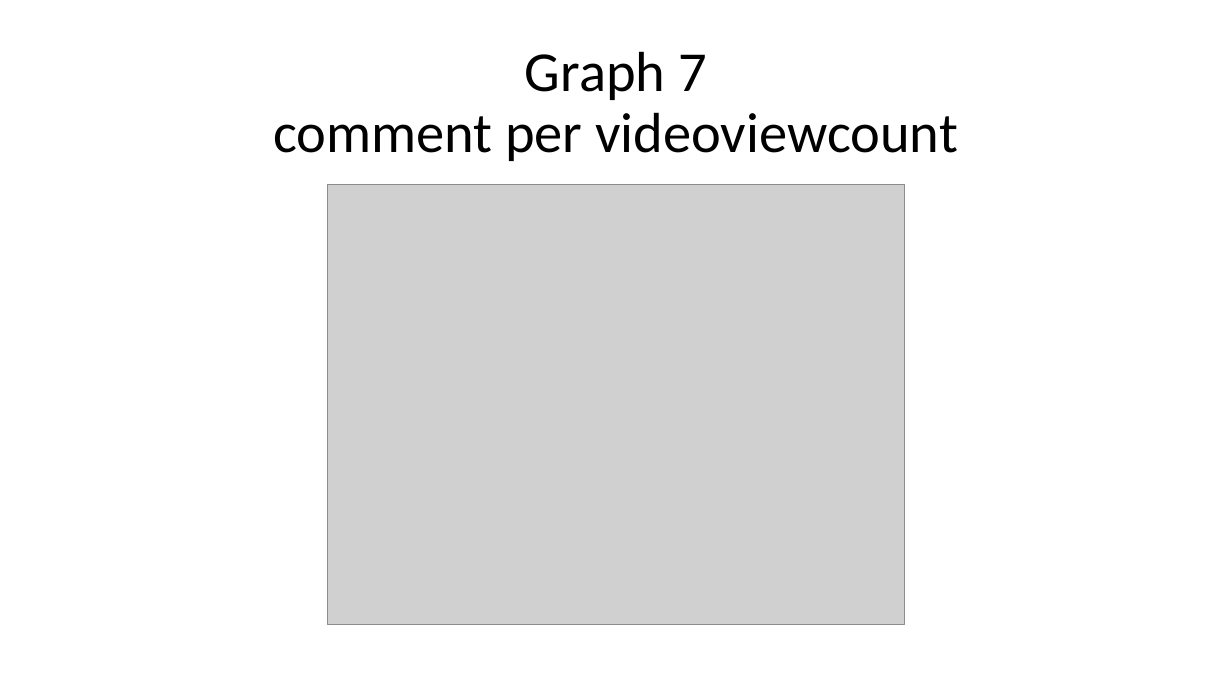
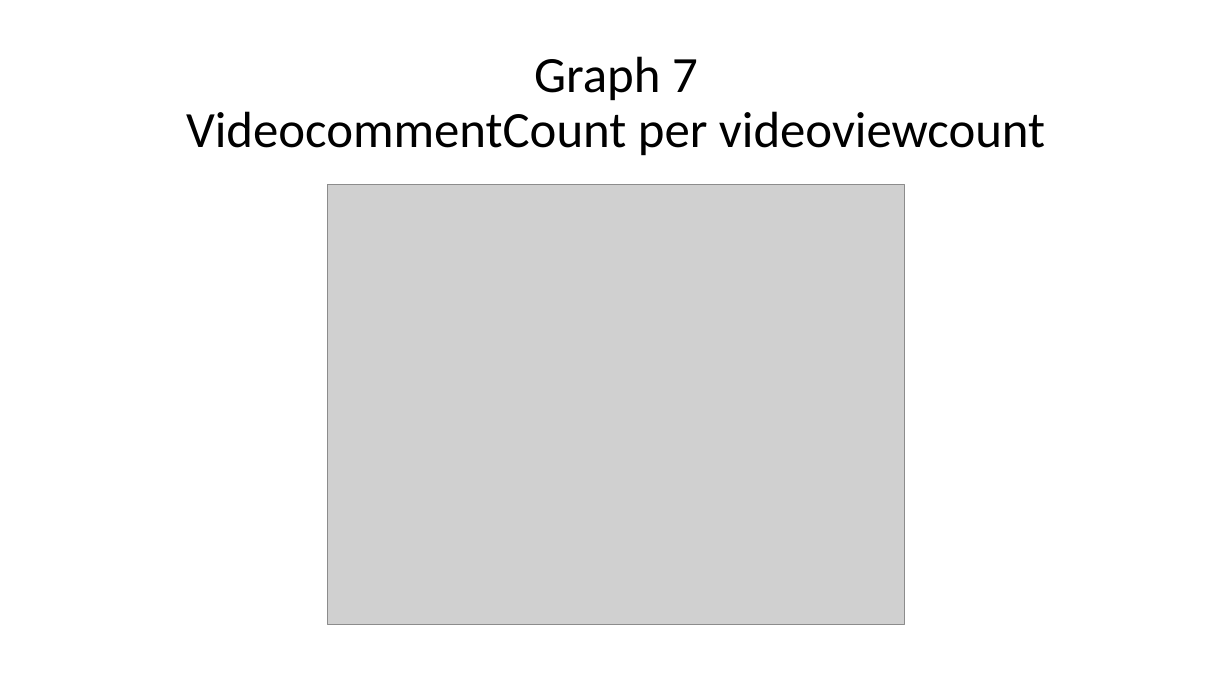
Before and after one commit to YonatanShoham/YouTube-dataset-analysis, a slide deck: slide 14 of YouTube dataset analysis presentation.pptx. Drawn at 1232x693 pixels with LibreOffice and Linux fonts; fonts in the diff are those of the drawing; grey boxes stand for pictures; background and template pictures are left out. Boxes give left, top, right and bottom in pixels: in the first picture for what was removed or moved away, otherwise in the second. Text is boxed around its words. In the diff, an @@ line names an element or a change of style, - is before the commit and + after.

```diff
--- a/YouTube dataset analysis presentation.pptx
+++ b/YouTube dataset analysis presentation.pptx
@@ title at [186, 56, 1045, 156]: text changed; size 44 to 39.6 pt @@
-Graph 7
-comment per videoviewcount
+Graph 7
+VideocommentCount per videoviewcount
```
Also in this commit, not shown: 8 other slides changed, 2 slides added, 1 other file.
